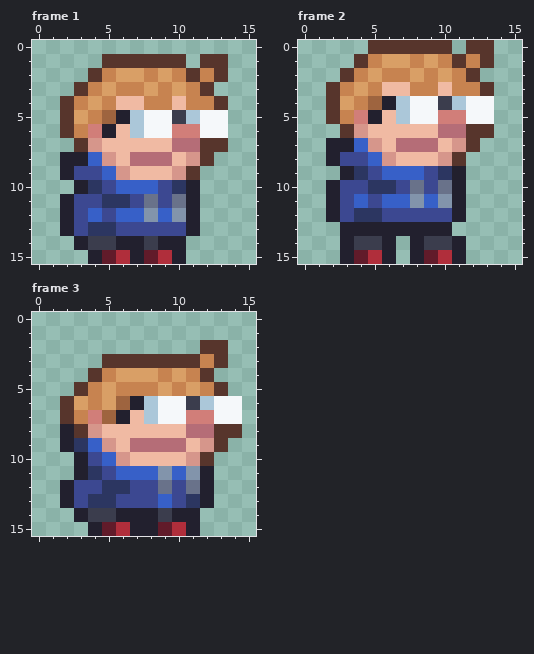
Pixel-art file -- sprites/geek.aseprite. Above, as it was before the edit.
16x16 pixels, 3 frames. Shown: frame 1, frame 2, frame 3.
Now the later version:
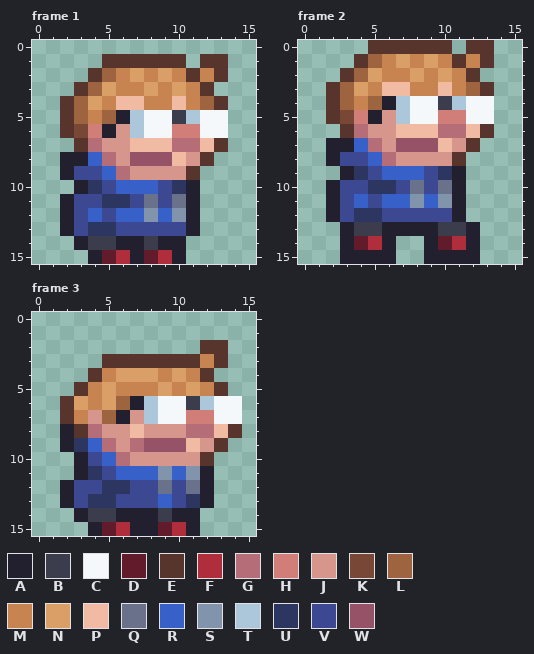
Palette (. is transparent): A #22202e  B #3b3d4d  C #f5f8fa  D #611b2a  E #57352c  F #b02e3b  G #b56d77  H #d17e79  J #d6968b  K #784735  L #9e643f  M #c78350  N #d99f66  P #f0baa3  Q #69728a  R #3760c8  S #8294ab  T #abc7d9  U #2c3661  V #3c4891  W #965367
Difference:
{"where": "frame 1"}
{"frame":1,"y":2,"x":5,"old":"MN","new":"LM"}
{"frame":1,"y":3,"x":4,"old":"M","new":"L"}
{"frame":1,"y":4,"x":3,"old":"M","new":"L"}
{"frame":1,"y":4,"x":12,"old":"M","new":"L"}
{"frame":1,"y":5,"x":3,"old":"N","new":"L"}
{"frame":1,"y":6,"x":3,"old":"M","new":"K"}
{"frame":1,"y":6,"x":6,"old":"P","new":"J"}
{"frame":1,"y":7,"x":4,"old":"JPP","new":"GJJ"}
{"frame":1,"y":7,"x":12,"old":"E","new":"P"}
{"frame":1,"y":8,"x":5,"old":"JPGGG","new":"GJWWW"}
{"frame":1,"y":9,"x":6,"old":"JPPP","new":"GJJJ"}
{"where": "frame 2"}
{"frame":2,"y":1,"x":5,"old":"MN","new":"LM"}
{"frame":2,"y":2,"x":4,"old":"M","new":"L"}
{"frame":2,"y":3,"x":3,"old":"M","new":"L"}
{"frame":2,"y":3,"x":12,"old":"M","new":"L"}
{"frame":2,"y":4,"x":3,"old":"N","new":"L"}
{"frame":2,"y":5,"x":3,"old":"M","new":"K"}
{"frame":2,"y":5,"x":6,"old":"P","new":"J"}
{"frame":2,"y":6,"x":4,"old":"JPP","new":"GJJ"}
{"frame":2,"y":6,"x":12,"old":"E","new":"P"}
{"frame":2,"y":7,"x":5,"old":"JPGGG","new":"GJWWW"}
{"frame":2,"y":8,"x":6,"old":"JPPP","new":"GJJJ"}
{"frame":2,"y":13,"x":4,"old":"AA","new":"BB"}
{"frame":2,"y":13,"x":10,"old":"A..","new":"BBA"}
{"frame":2,"y":14,"x":4,"old":"BB","new":"DF"}
{"frame":2,"y":14,"x":8,"old":"ABBA.","new":".ADFA"}
{"frame":2,"y":15,"x":4,"old":"DF","new":"AA"}
{"frame":2,"y":15,"x":8,"old":"ADF","new":".AA"}
{"frame":2,"y":15,"x":12,"old":".","new":"A"}
{"where": "frame 3"}
{"frame":3,"y":7,"x":4,"old":"H","new":"J"}
{"frame":3,"y":7,"x":7,"old":"P","new":"J"}
{"frame":3,"y":8,"x":4,"old":"JPP","new":"GJJ"}
{"frame":3,"y":8,"x":8,"old":"PPP","new":"JJJ"}
{"frame":3,"y":8,"x":13,"old":"E","new":"P"}
{"frame":3,"y":9,"x":5,"old":"JP","new":"GJ"}
{"frame":3,"y":9,"x":8,"old":"GGG","new":"WWW"}
{"frame":3,"y":10,"x":6,"old":"JPPPP","new":"GJJJJ"}
